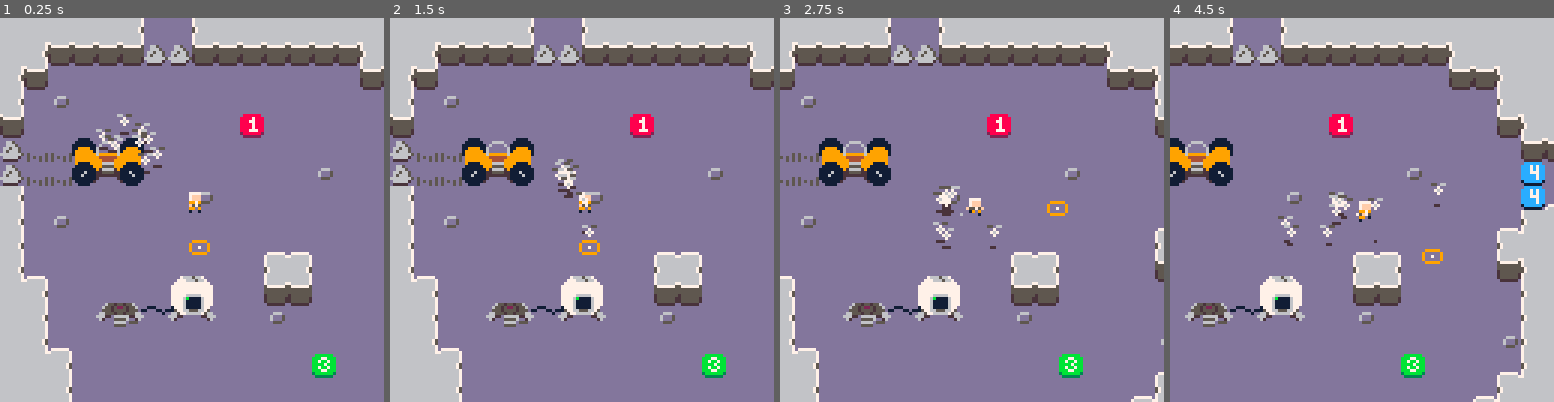
Above: before the commit, frames 1-4 (left to right).
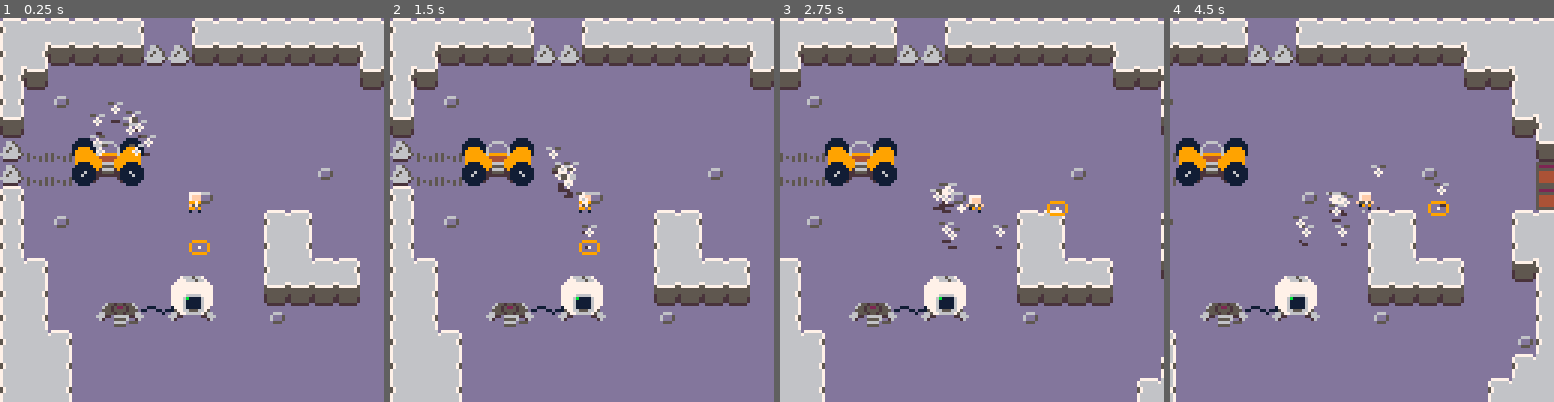
Above: after the commit, the same moments.

Repository: kevinthompson/moonbreak-p8
Game: PICO-8 cartridge moonbreak.p8
Same seed, same stepped clock (60 frames per second), same inputs: the game is played once before the commit and once after it.
Inputs:
- Up to frame 1 (0.25 s): no input
- Up to frame 2 (1.5 s): tap X (X key) at 0.33, 1.07 s; tap O (Z key) at 0.7 s
- Up to frame 3 (2.75 s): hold Right 1.6-2.1 s; tap O (Z key) at 1.7, 2.1, 2.5 s; tap X (X key) at 1.85 s; hold Up 2.15-2.42 s; hold Right from 2.47 s (still down)
- Up to frame 4 (4.5 s): tap O (Z key) every 0.4 s from 2.9 to 4.1 s; tap X (X key) at 2.97, 4.08 s; release Right at 3.03 s; hold Left 3.08-3.58 s; hold Down 3.63-3.97 s; hold Right from 4.02 s (still down)

The runs differ from the first frame. In frame 1, 7.2% of the frame differs, in the area x 0-100%, y 0-100%; in frame 2, 6.5%; in frame 3, 14%; in frame 4, 20%.

Commit message:
feat: add autotiling

Diff:
--- a/moonbreak.p8
+++ b/moonbreak.p8
@@ -11,6 +11,7 @@
 #include scripts/utilities/async.lua
 #include scripts/utilities/gameobject.lua
 #include scripts/utilities/helpers.lua
+#include scripts/utilities/autotile.lua
 
 -- scenes
 #include scripts/scenes/scene.lua
@@ -163,103 +164,103 @@
 
 
 __gff__
-0000000000000000808080000000000000000000000000000101010000000000000000000000000000000000000000000000000000000000000000000000000000010101000000000000000000000000010100000000000000000000000000000000000000000000000000000000000000000000000000000000000000000000
+0000000000000000808080000000000000000000000000000101010000000000000000000000000000000000000000000000000000000000000000000000000000000001000000000000000001010101000000000000000000000000010101010000000000000000000000000001000000000000000000000000000000000000
 0000000000000000000000000000000000000000000000000000000000000000000000000000000000000000000000000000000000000000000000000000000000000000000000000000000000000000000000000000000000000000000000000000000000000000000000000000000000000000000000000000000000000000
 __map__
-4242424242510000504242424242424242424242424242424242424242424242424242424242424242424242424242424242424242424242424242424242424242424242424242424242424242424242424242424242424242424242424242424242424242424242424242424242424242424242424242424242424242424242
-4251414141414343414141414141415042424242424242424242424242424242424242424242424242424242424242424242424242424242424242424242424242424242424242424242424242424242424242424242424242424242424242424242424242424242424242424242424242424242424242424242424242424242
-5141000000000000000000000000004141504242424242424242424242424242424242424242424242424242424242424242424242424242424242424242424242424242424242424242424242424242424242424242424242424242424242424242424242424242424242424242424242424242424242424242424242424242
-5100400000000000000000000000000000504242424242424242424242424242424242424242424242424242424242424242424242424242424242424242424242424242424242424242424242424242424242424242424242424242424242424242424242424242424242424242424242424242424242424242424242424242
-4100010000000000000013000000000000415042424242424251414141424242424242424242424242424242424242424242424242424242424242424242424242424242424242424242424242424242424242424242424242424242424242424242424242424242424242424242424242424242424242424242424242424242
-43070708090a0000000000000000000000004141414141414141000000415042424242424242424242424242424242424242424242424242424242424242424242424242424242424242424242424242424242424242424242424242424242424242424242424242424242424242424242424242424242424242424242424242
-43070718191a0000000000000040000000002400000000000000000000005042424242424242424242424242424242424242424242424242424242424242424242424242424242424242424242424242424242424242424242424242424242424242424242424242424242424242424242424242424242424242424242424242
-5100000000000000400000000000000000002452525252525200000000005042424242424242424242424242424242424242424242424242424242424242424242424242424242424242424242424242424242424242424242424242424242424242424242424242424242424242424242424242424242424242424242424242
-5100400000000000000000000000000000525042424242425100000000005042424242424242424242424242424242424242424242424242424242424242424242424242424242424242424242424242424242424242424242424242424242424242424242424242424242424242424242424242424242424242424242424242
-5100000000000000000000525200000000504242424242514100000000004150424242424242424242424242424242424242424242424242424242424242424242424242424242424242424242424242424242424242424242424242424242424242424242424242424242424242424242424242424242424242424242424242
-5152000000000000000000505100000000415042424242510000000000005250424242424242424242424242424242424242424242424242424242424242424242424242424242424242424242424242424242424242424242424242424242424242424242424242424242424242424242424242424242424242424242424242
-4251000000000000000000414100000000005042424242515252000000525042424242424242424242424242424242424242424242424242424242424242424242424242424242424242424242424242424242424242424242424242424242424242424242424242424242424242424242424242424242424242424242424242
-4251000000400000000000400000000000005042424242424242525252504242424242424242424242424242424242424242424242424242424242424242424242424242424242424242424242424242424242424242424242424242424242424242424242424242424242424242424242424242424242424242424242424242
-4251520000000000000000000000000000405042424242424242424242424242424242424242424242424242424242424242424242424242424242424242424242424242424242424242424242424242424242424242424242424242424242424242424242424242424242424242424242424242424242424242424242424242
-4242510000000000000000000014000000525042424242424242424242424242424242424242424242424242424242424242424242424242424242424242424242424242424242424242424242424242424242424242424242424242424242424242424242424242424242424242424242424242424242424242424242424242
-4242510000000000000000000000000052504242424242424242424242424242424242424242424242424242424242424242424242424242424242424242424242424242424242424242424242424242424242424242424242424242424242424242424242424242424242424242424242424242424242424242424242424242
-4251410000000023000000005252525250424242424242424242424242424242424242424242424242424242424242424242424242424242424242424242424242424242424242424242424242424242424242424242424242424242424242424242424242424242424242424242424242424242424242424242424242424242
-4251525252000000000000525042424242424242424242424242424242424242424242424242424242424242424242424242424242424242424242424242424242424242424242424242424242424242424242424242424242424242424242424242424242424242424242424242424242424242424242424242424242424242
-4242424251525252525252504242424242424242424242424242424242424242424242424242424242424242424242424242424242424242424242424242424242424242424242424242424242424242424242424242424242424242424242424242424242424242424242424242424242424242424242424242424242424242
-4242424242424242424242424242424242424242424242424242424242424242424242424242424242424242424242424242424242424242424242424242424242424242424242424242424242424242424242424242424242424242424242424242424242424242424242424242424242424242424242424242424242424242
-4242424242424242424242424242424242424242424242424242424242424242424242424242424242424242424242424242424242424242424242424242424242424242424242424242424242424242424242424242424242424242424242424242424242424242424242424242424242424242424242424242424242424242
-4242424242424242424242424242424242424242424242424242424242424242424242424242424242424242424242424242424242424242424242424242424242424242424242424242424242424242424242424242424242424242424242424242424242424242424242424242424242424242424242424242424242424242
-4242424242424242424242424242424242424242424242424242424242424242424242424242424242424242424242424242424242424242424242424242424242424242424242424242424242424242424242424242424242424242424242424242424242424242424242424242424242424242424242424242424242424242
-4242424242424242424242424242424242424242424242424242424242424242424242424242424242424242424242424242424242424242424242424242424242424242424242424242424242424242424242424242424242424242424242424242424242424242424242424242424242424242424242424242424242424242
-4242424242424242424242424242424242424242424242424242424242424242424242424242424242424242424242424242424242424242424242424242424242424242424242424242424242424242424242424242424242424242424242424242424242424242424242424242424242424242424242424242424242424242
-4242424242424242424242424242424242424242424242424242424242424242424242424242424242424242424242424242424242424242424242424242424242424242424242424242424242424242424242424242424242424242424242424242424242424242424242424242424242424242424242424242424242424242
-4242424242424242424242424242424242424242424242424242424242424242424242424242424242424242424242424242424242424242424242424242424242424242424242424242424242424242424242424242424242424242424242424242424242424242424242424242424242424242424242424242424242424242
-4242424242424242424242424242424242424242424242424242424242424242424242424242424242424242424242424242424242424242424242424242424242424242424242424242424242424242424242424242424242424242424242424242424242424242424242424242424242424242424242424242424242424242
-4242424242424242424242424242424242424242424242424242424242424242424242424242424242424242424242424242424242424242424242424242424242424242424242424242424242424242424242424242424242424242424242424242424242424242424242424242424242424242424242424242424242424242
-4242424242424242424242424242424242424242424242424242424242424242424242424242424242424242424242424242424242424242424242424242424242424242424242424242424242424242424242424242424242424242424242424242424242424242424242424242424242424242424242424242424242424242
-4242424242424242424242424242424242424242424242424242424242424242424242424242424242424242424242424242424242424242424242424242424242424242424242424242424242424242424242424242424242424242424242424242424242424242424242424242424242424242424242424242424242424242
-4242424242424242424242424242424242424242424242424242424242424242424242424242424242424242424242424242424242424242424242424242424242424242424242424242424242424242424242424242424242424242424242424242424242424242424242424242424242424242424242424242424242424242
-…(65 lines of a section not shown)…
+5d5d5d5d5d5d00005d5d5d5d5d5d5d5d5d5d5d5d5d5d5d5d5d5d5d5d5d5d5d5d5d5d5d5d5d5d5d5d5d5d5d5d5d5d5d5d4242424242424242424242424242424242424242424242424242424242424242424242424242424242424242424242424242424242424242424242424242424242424242424242424242424242424242
+5d5d5d5d5d5d43435d5d5d5d5d5d5d5d5d5d5d5d5d5d5d5d5d5d5d5d5d5d5d5d5d5d5d5d5d5d5d5d5d5d5d5d5d5d5d5d4242424242424242424242424242424242424242424242424242424242424242424242424242424242424242424242424242424242424242424242424242424242424242424242424242424242424242
+5d5d000000000000000000000000005d5d5d5d5d5d5d5d5d5d5d5d5d5d5d5d5d5d5d5d5d5d5d5d5d5d5d5d5d5d5d5d5d4242424242424242424242424242424242424242424242424242424242424242424242424242424242424242424242424242424242424242424242424242424242424242424242424242424242424242
+5d004000000000000000000000000000005d5d5d5d5d5d5d5d5d5d5d5d5d5d5d5d5d5d5d5d5d5d5d5d5d5d5d5d5d5d5d4242424242424242424242424242424242424242424242424242424242424242424242424242424242424242424242424242424242424242424242424242424242424242424242424242424242424242
+5d000000000000000000000000000000005d5d5d5d5d5d5d5d5d5d5d5d5d5d5d5d5d5d5d5d5d5d5d5d5d5d5d5d5d5d5d4242424242424242424242424242424242424242424242424242424242424242424242424242424242424242424242424242424242424242424242424242424242424242424242424242424242424242
+43070708090a0000000000000000000000005d5d5d5d5d5d5d5d0000005d5d5d5d5d5d5d5d5d5d5d5d5d5d5d5d5d5d5d4242424242424242424242424242424242424242424242424242424242424242424242424242424242424242424242424242424242424242424242424242424242424242424242424242424242424242
+43070718191a0000000000000040000000001300000000000000000000005d5d5d5d5d5d5d5d5d5d5d5d5d5d5d5d5d5d4242424242424242424242424242424242424242424242424242424242424242424242424242424242424242424242424242424242424242424242424242424242424242424242424242424242424242
+5d00000000000000400000000000000000001300000000000000000000005d5d5d5d5d5d5d5d5d5d5d5d5d5d5d5d5d5d4242424242424242424242424242424242424242424242424242424242424242424242424242424242424242424242424242424242424242424242424242424242424242424242424242424242424242
+5d004000000000000000005d5d000000005d5d5d5d5d5d5d5d00000000005d5d5d5d5d5d5d5d5d5d5d5d5d5d5d5d5d5d4242424242424242424242424242424242424242424242424242424242424242424242424242424242424242424242424242424242424242424242424242424242424242424242424242424242424242
+5d000000000000000000005d5d000000005d5d5d5d5d5d5d5d00000000005d5d5d5d5d5d5d5d5d5d5d5d5d5d5d5d5d5d4242424242424242424242424242424242424242424242424242424242424242424242424242424242424242424242424242424242424242424242424242424242424242424242424242424242424242
+5d5d0000000000000000005d5d5d5d00005d5d5d5d5d5d5d0000000000005d5d5d5d5d5d5d5d5d5d5d5d5d5d5d5d5d5d4242424242424242424242424242424242424242424242424242424242424242424242424242424242424242424242424242424242424242424242424242424242424242424242424242424242424242
+5d5d0000000000000000005d5d5d5d0000005d5d5d5d5d5d5d5d0000005d5d5d5d5d5d5d5d5d5d5d5d5d5d5d5d5d5d5d4242424242424242424242424242424242424242424242424242424242424242424242424242424242424242424242424242424242424242424242424242424242424242424242424242424242424242
+5d5d000000400000000000400000000000005d5d5d5d5d5d5d5d5d5d5d5d5d5d5d5d5d5d5d5d5d5d5d5d5d5d5d5d5d5d4242424242424242424242424242424242424242424242424242424242424242424242424242424242424242424242424242424242424242424242424242424242424242424242424242424242424242
+5d5d5d0000000000000000000000000000405d5d5d5d5d5d5d5d5d5d5d5d5d5d5d5d5d5d5d5d5d5d5d5d5d5d5d5d5d5d4242424242424242424242424242424242424242424242424242424242424242424242424242424242424242424242424242424242424242424242424242424242424242424242424242424242424242
+5d5d5d00000000000000000000000000005d5d5d5d5d5d5d5d5d5d5d5d5d5d5d5d5d5d5d5d5d5d5d5d5d5d5d5d5d5d5d4242424242424242424242424242424242424242424242424242424242424242424242424242424242424242424242424242424242424242424242424242424242424242424242424242424242424242
+5d5d5d000000000000000000000000005d5d5d5d5d5d5d5d5d5d5d5d5d5d5d5d5d5d5d5d5d5d5d5d5d5d5d5d5d5d5d5d4242424242424242424242424242424242424242424242424242424242424242424242424242424242424242424242424242424242424242424242424242424242424242424242424242424242424242
+5d5d5d0000000000000000005d5d5d5d5d5d5d5d5d5d5d5d5d5d5d5d5d5d5d5d5d5d5d5d5d5d5d5d5d5d5d5d5d5d5d5d4242424242424242424242424242424242424242424242424242424242424242424242424242424242424242424242424242424242424242424242424242424242424242424242424242424242424242
+5d5d5d5d5d0000000000005d5d5d5d5d5d5d5d5d5d5d5d5d5d5d5d5d5d5d5d5d5d5d5d5d5d5d5d5d5d5d5d5d5d5d5d5d4242424242424242424242424242424242424242424242424242424242424242424242424242424242424242424242424242424242424242424242424242424242424242424242424242424242424242
+5d5d5d5d5d5d5d5d5d5d5d5d5d5d5d5d5d5d5d5d5d5d5d5d5d5d5d5d5d5d5d5d5d5d5d5d5d5d5d5d5d5d5d5d5d5d5d5d4242424242424242424242424242424242424242424242424242424242424242424242424242424242424242424242424242424242424242424242424242424242424242424242424242424242424242
+5d5d5d5d5d5d5d5d5d5d5d5d5d5d5d5d5d5d5d5d5d5d5d5d5d5d5d5d5d5d5d5d5d5d5d5d5d5d5d5d5d5d5d5d5d5d5d5d4242424242424242424242424242424242424242424242424242424242424242424242424242424242424242424242424242424242424242424242424242424242424242424242424242424242424242
+5d5d5d5d5d5d5d5d5d5d5d5d5d5d5d5d5d5d5d5d5d5d5d5d5d5d5d5d5d5d5d5d5d5d5d5d5d5d5d5d5d5d5d5d5d5d5d5d4242424242424242424242424242424242424242424242424242424242424242424242424242424242424242424242424242424242424242424242424242424242424242424242424242424242424242
+5d5d5d5d5d5d5d5d5d5d5d5d5d5d5d5d5d5d5d5d5d5d5d5d5d5d5d5d5d5d5d5d5d5d5d5d5d5d5d5d5d5d5d5d5d5d5d5d4242424242424242424242424242424242424242424242424242424242424242424242424242424242424242424242424242424242424242424242424242424242424242424242424242424242424242
+5d5d5d5d5d5d5d5d5d5d5d5d5d5d5d5d5d5d5d5d5d5d5d5d5d5d5d5d5d5d5d5d5d5d5d5d5d5d5d5d5d5d5d5d5d5d5d5d4242424242424242424242424242424242424242424242424242424242424242424242424242424242424242424242424242424242424242424242424242424242424242424242424242424242424242
+5d5d5d5d5d5d5d5d5d5d5d5d5d5d5d5d5d5d5d5d5d5d5d5d5d5d5d5d5d5d5d5d5d5d5d5d5d5d5d5d5d5d5d5d5d5d5d5d4242424242424242424242424242424242424242424242424242424242424242424242424242424242424242424242424242424242424242424242424242424242424242424242424242424242424242
+5d5d5d5d5d5d5d5d5d5d5d5d5d5d5d5d5d5d5d5d5d5d5d5d5d5d5d5d5d5d5d5d5d5d5d5d5d5d5d5d5d5d5d5d5d5d5d5d4242424242424242424242424242424242424242424242424242424242424242424242424242424242424242424242424242424242424242424242424242424242424242424242424242424242424242
+5d5d5d5d5d5d5d5d5d5d5d5d5d5d5d5d5d5d5d5d5d5d5d5d5d5d5d5d5d5d5d5d5d5d5d5d5d5d5d5d5d5d5d5d5d5d5d5d4242424242424242424242424242424242424242424242424242424242424242424242424242424242424242424242424242424242424242424242424242424242424242424242424242424242424242
+5d5d5d5d5d5d5d5d5d5d5d5d5d5d5d5d5d5d5d5d5d5d5d5d5d5d5d5d5d5d5d5d5d5d5d5d5d5d5d5d5d5d5d5d5d5d5d5d4242424242424242424242424242424242424242424242424242424242424242424242424242424242424242424242424242424242424242424242424242424242424242424242424242424242424242
+5d5d5d5d5d5d5d5d5d5d5d5d5d5d5d5d5d5d5d5d5d5d5d5d5d5d5d5d5d5d5d5d5d5d5d5d5d5d5d5d5d5d5d5d5d5d5d5d4242424242424242424242424242424242424242424242424242424242424242424242424242424242424242424242424242424242424242424242424242424242424242424242424242424242424242
+5d5d5d5d5d5d5d5d5d5d5d5d5d5d5d5d5d5d5d5d5d5d5d5d5d5d5d5d5d5d5d5d5d5d5d5d5d5d5d5d5d5d5d5d5d5d5d5d4242424242424242424242424242424242424242424242424242424242424242424242424242424242424242424242424242424242424242424242424242424242424242424242424242424242424242
+5d5d5d5d5d5d5d5d5d5d5d5d5d5d5d5d5d5d5d5d5d5d5d5d5d5d5d5d5d5d5d5d5d5d5d5d5d5d5d5d5d5d5d5d5d5d5d5d4242424242424242424242424242424242424242424242424242424242424242424242424242424242424242424242424242424242424242424242424242424242424242424242424242424242424242
+5d5d5d5d5d5d5d5d5d5d5d5d5d5d5d5d5d5d5d5d5d5d5d5d5d5d5d5d5d5d5d5d5d5d5d5d5d5d5d5d5d5d5d5d5d5d5d5d4242424242424242424242424242424242424242424242424242424242424242424242424242424242424242424242424242424242424242424242424242424242424242424242424242424242424242
+5d5d5d5d5d5d5d5d5d5d5d5d5d5d5d5d5d5d5d5d5d5d5d5d5d5d5d5d5d5d5d5d5d5d5d5d5d5d5d5d5d5d5d5d5d5d5d5d4242424242424242424242424242424242424242424242424242424242424242424242424242424242424242424242424242424242424242424242424242424242424242424242424242424242424242
+…(65 lines of a section not shown)…
--- a/scripts/scenes/game.lua
+++ b/scripts/scenes/game.lua
@@ -1,5 +1,7 @@
 game = scene:extend({
   init=function(_ENV)
+    autotile(0,0,128,64,93,tile_rules)
+
     time_start = time()
     time_limit = 601
 
--- /dev/null
+++ b/scripts/utilities/autotile.lua
@@ -0,0 +1,72 @@
+function autotile(map_x,map_y,map_w,map_h,sprite,rules)
+  local tiles={}
+
+  for y=map_y,map_y+map_h-1 do
+    for x=map_x,map_x+map_w-1 do
+      local new_sprite = mget(x,y)
+      if (new_sprite==sprite) then
+        local bitmask=0
+
+        bit_mapping={
+          {x-1,y-1,0b10000000},
+          {x  ,y-1,0b01000000},
+          {x+1,y-1,0b00100000},
+          {x-1,y  ,0b00010000},
+          {x+1,y  ,0b00001000},
+          {x-1,y+1,0b00000100},
+          {x  ,y+1,0b00000010},
+          {x+1,y+1,0b00000001}
+        }
+
+        for pos in all(bit_mapping) do
+          local px,py,bit=pos[1],pos[2],pos[3]
+          if (mget(px,py)==sprite) bitmask=bor(bitmask,bit)
+        end
+
+        for rule in all(rules) do
+          local rulemask,sprite=rule[1],rule[2]
+
+          if type(sprite)=="table" then
+            sprite=sprite[flr(rnd(#sprite))+1]
+          end
+
+          if (band(bitmask,rulemask)==rulemask) then
+            new_sprite = sprite
+          end
+        end
+      end
+
+      add(tiles, new_sprite)
+    end
+  end
+
+  for i=0,#tiles-1 do
+    local x, y, new_sprite = i % map_w, i \ map_w, tiles[i+1]
+    mset(x,y,new_sprite)
+  end
+end
+
+tile_rules = {
+  {0b01000000,109},
+  {0b00000010,79},
+
+  {0b00001010,76},
+  {0b00010010,78},
+
+  {0b00011010,77},
+  {0b01000010,95},
+
+  {0b01010010,94},
+  {0b01001010,92},
+  {0b01010010,94},
+
+  {0b01101010,95},
+
+  {0b01101011,92},
+  {0b01011010,93},
+
+  {0b11111011,92},
+
+  {0b11111110,94},
+  {0b11111111,93},
+}
Not shown, changed: 63 lines of the sprite sheet (__gfx__) section of moonbreak.p8
